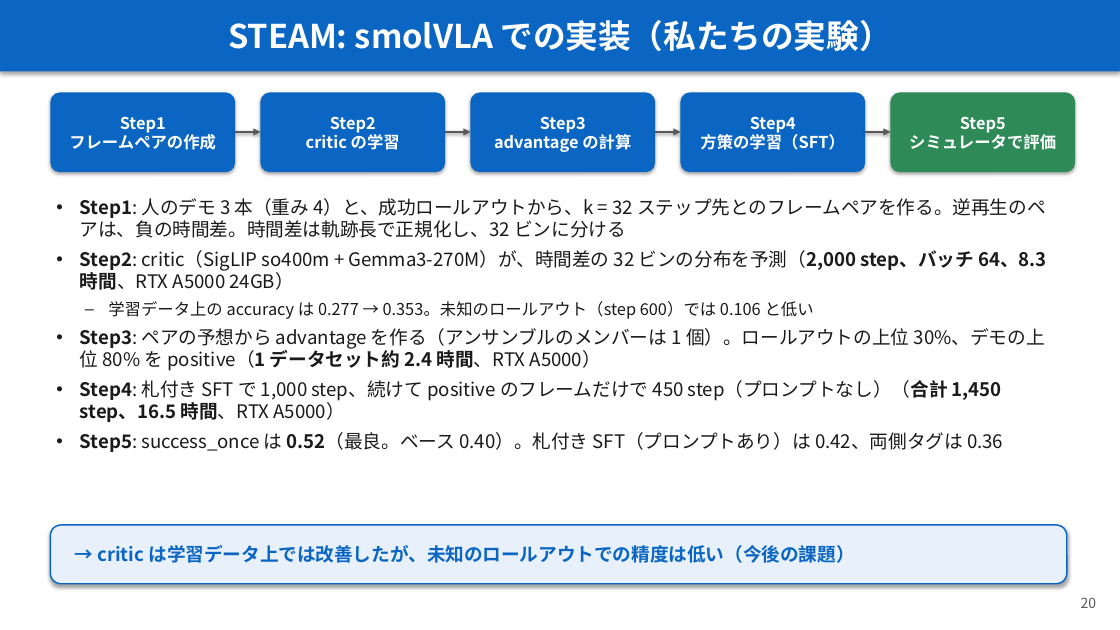
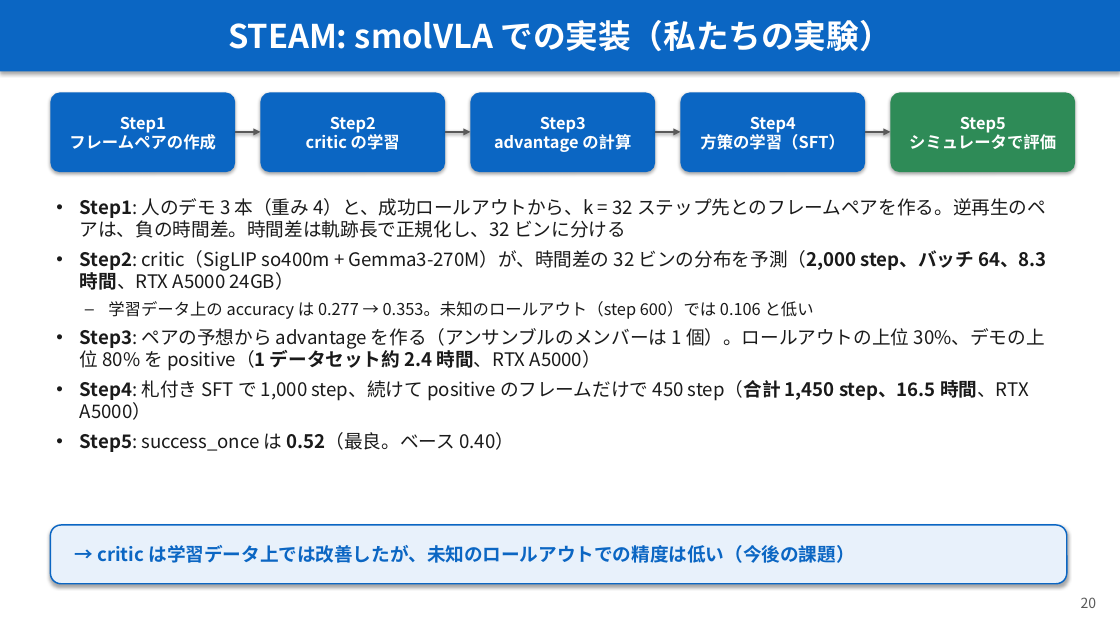
Before and after one commit to Junhand/libero_RL, a slide deck: slide 20 of docs/RECAP_STEAM_RLToken.pptx. Drawn at 1120x630 pixels with LibreOffice and Linux fonts; fonts in the diff are those of the drawing. Boxes give left, top, right and bottom in pixels: in the first picture for what was removed or moved away, otherwise in the second. Text is boxed around its words. In the diff, an @@ line names an element or a change of style, - is before the commit and + after.

```diff
--- a/docs/RECAP_STEAM_RLToken.pptx
+++ b/docs/RECAP_STEAM_RLToken.pptx
@@ text at (80,380,1029,452): text changed @@
-• Step4: 札付き SFT で 1,000 step、続けて positive のフレームだけで 450 step（プロンプトなし）（合計 1,450 step、16.5 時間、RTX A5000）
-• Step5: success_once は 0.52（最良。ベース 0.40）。札付き SFT（プロンプトあり）は 0.42、両側タグは 0.36
+• Step4: 札付き SFT で 1,000 step、続けて positive のフレームだけで 450 step（合計 1,450 step、16.5 時間、RTX A5000）
+• Step5: success_once は 0.52（最良。ベース 0.40）
```
Also in this commit, not shown: 3 other slides changed, 1 other file.
